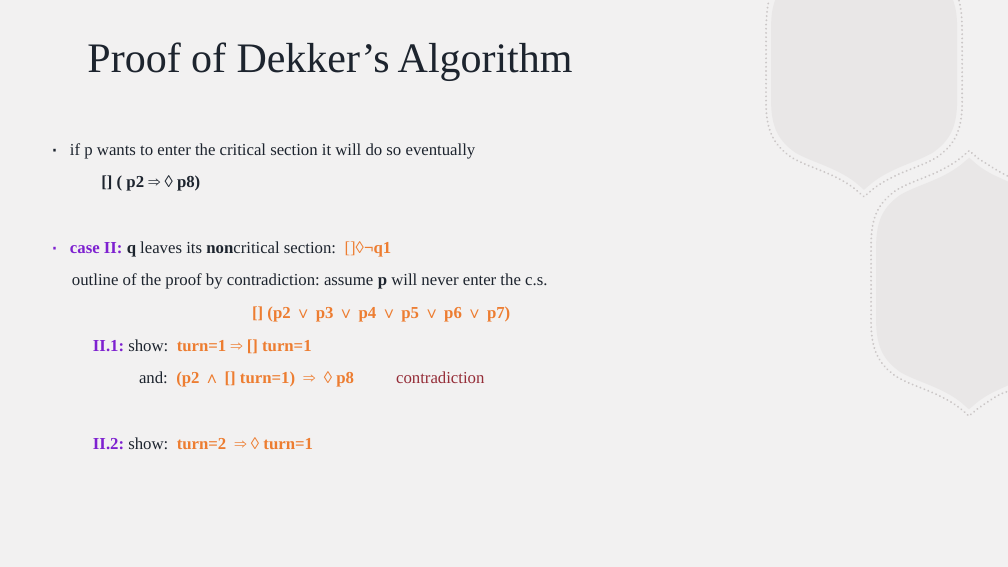
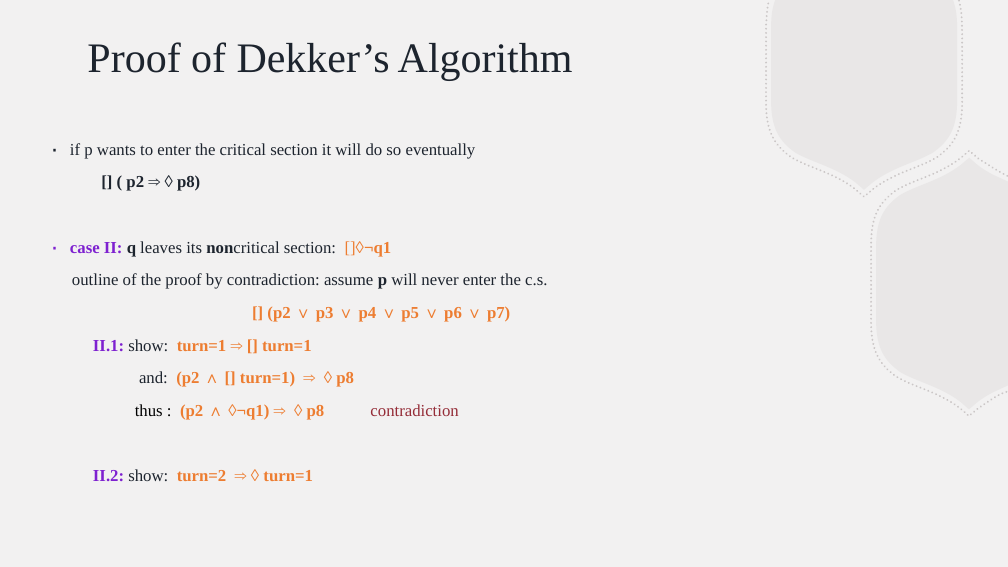
Before and after one commit to BillJr99/Ursinus-CS376, a slide deck: slide 8 of files/lectures/mutexcorrectness.pptx. Drawn at 1008x567 pixels with LibreOffice and Linux fonts; fonts in the diff are those of the drawing. Boxes give left, top, right and bottom in pixels: in the first picture for what was removed or moved away, otherwise in the second. Text is boxed around its words. In the diff, an @@ line names an element or a change of style, - is before the commit and + after.

Commit message:
Modifying language in correctness proofs to make claims clear and use QED for finished

```diff
--- a/files/lectures/mutexcorrectness.pptx
+++ b/files/lectures/mutexcorrectness.pptx
@@ text at <box>135,371,354,420</box>: text changed; bold on @@
-and: (p2 ∧ [] turn=1) ⇒ ◊ p8 contradiction
+and: (p2 ∧ [] turn=1) ⇒ ◊ p8
+thus : (p2 ∧ ◊¬q1) ⇒ ◊ p8 contradiction
```
Also in this commit, not shown: 2 other slides changed.
